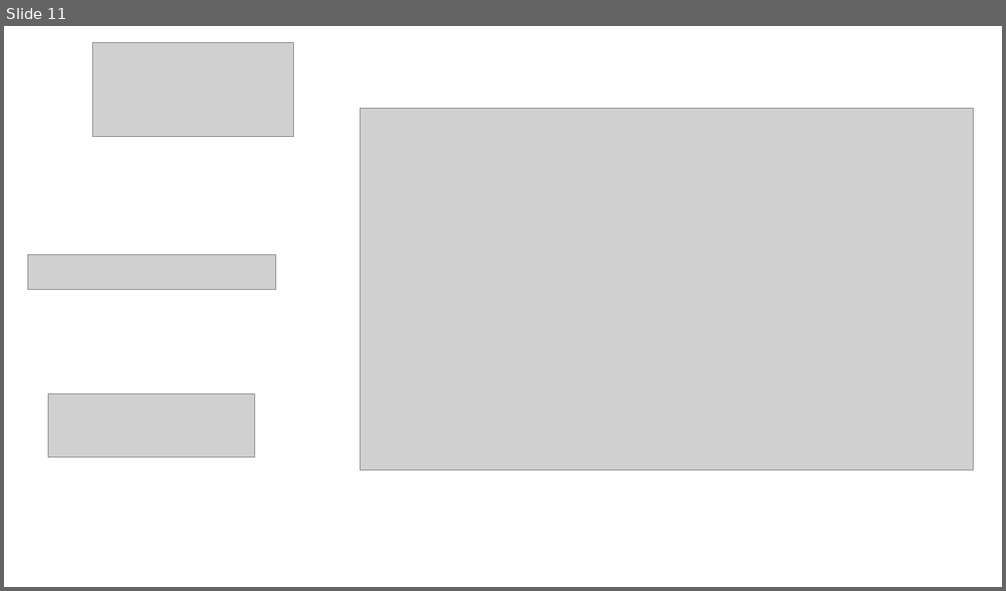
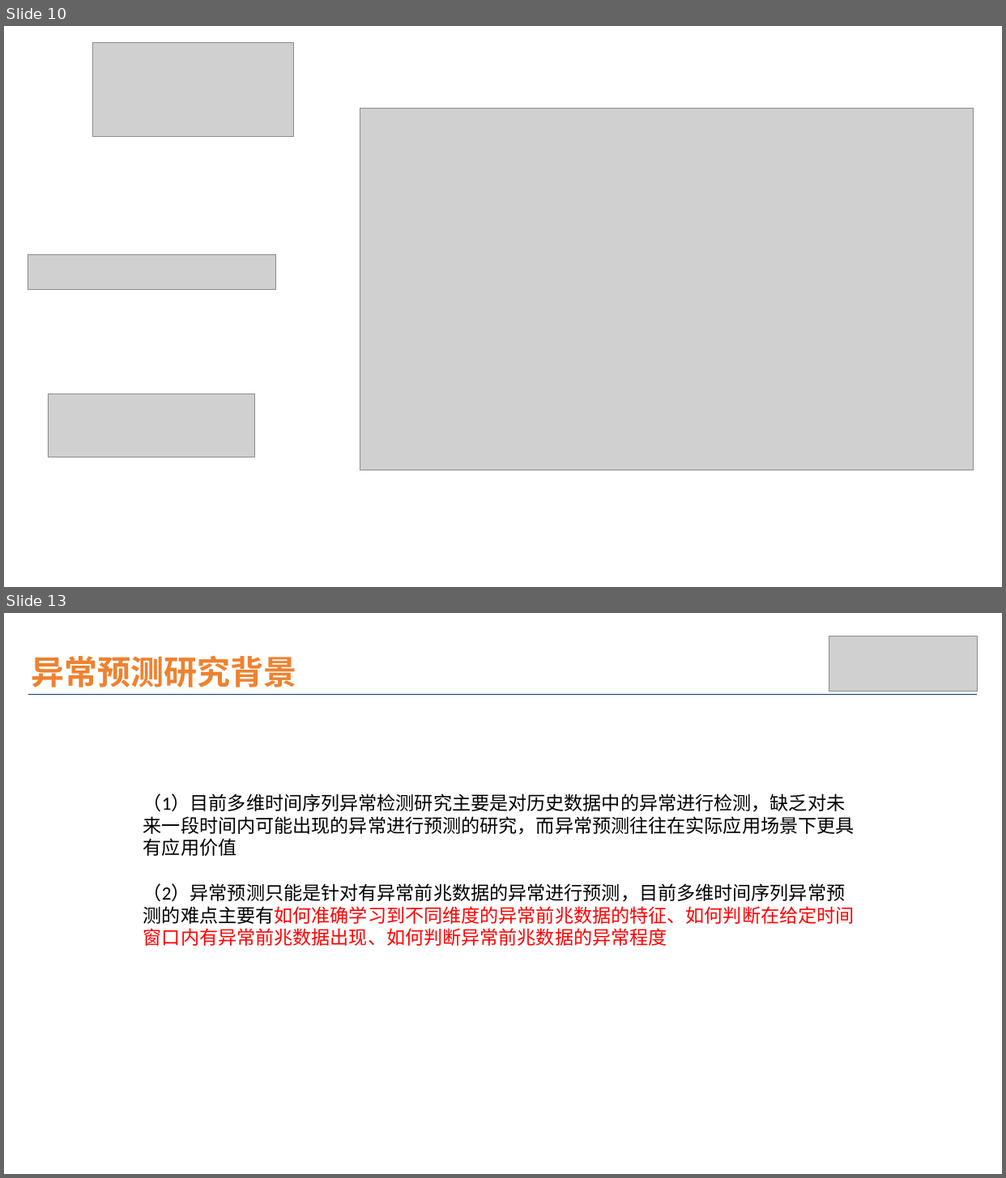
Before and after one commit to wuchenhu98/lunwen, a slide deck: 论文插图.pptx. Shown one above the other, each under a label of ours: slide 11 before the commit, slides 10 and 13 after it; the slides between them are not shown. The pictures are 1006x591 and 1006x1178 pixels, drawn with LibreOffice and Linux fonts; fonts in the diff are those of the drawing; grey boxes stand for pictures. Boxes give left, top, right and bottom in pixels: in the first picture for what was removed or moved away, otherwise in the second. Text is boxed around its words. In the diff, an @@ line names an element or a change of style, - is before the commit and + after.

```diff
--- a/论文插图.pptx
+++ b/论文插图.pptx
@@ slide 13 added at box(4, 613, 1002, 1174), background #FFFFFF @@
@@ picture added at box(829, 636, 978, 691) @@
@@ text added at box(31, 655, 297, 688), 32 pt, text #EE822F, bold @@
+异常预测研究背景
@@ line added from (28, 695) to (978, 695), #09397E 1 pt @@
@@ text added at box(143, 794, 854, 946), 18 pt, text #000000 @@
+（1）目前多维时间序列异常检测研究主要是对历史数据中的异常进行检测，缺乏对未来一段时间内可能出现的异常进行预测的研究，而异常预测往往在实际应用场景下更具有应用价值
+（2）异常预测只能是针对有异常前兆数据的异常进行预测，目前多维时间序列异常预测的难点主要有如何准确学习到不同维度的异常前兆数据的特征、如何判断在给定时间窗口内有异常前兆数据出现、如何判断异常前兆数据的异常程度
@@ what was slide 11 is now slide 10 @@
```
Also in this commit, not shown: 1 slide changed, 2 other slides added, 1 slide removed.
